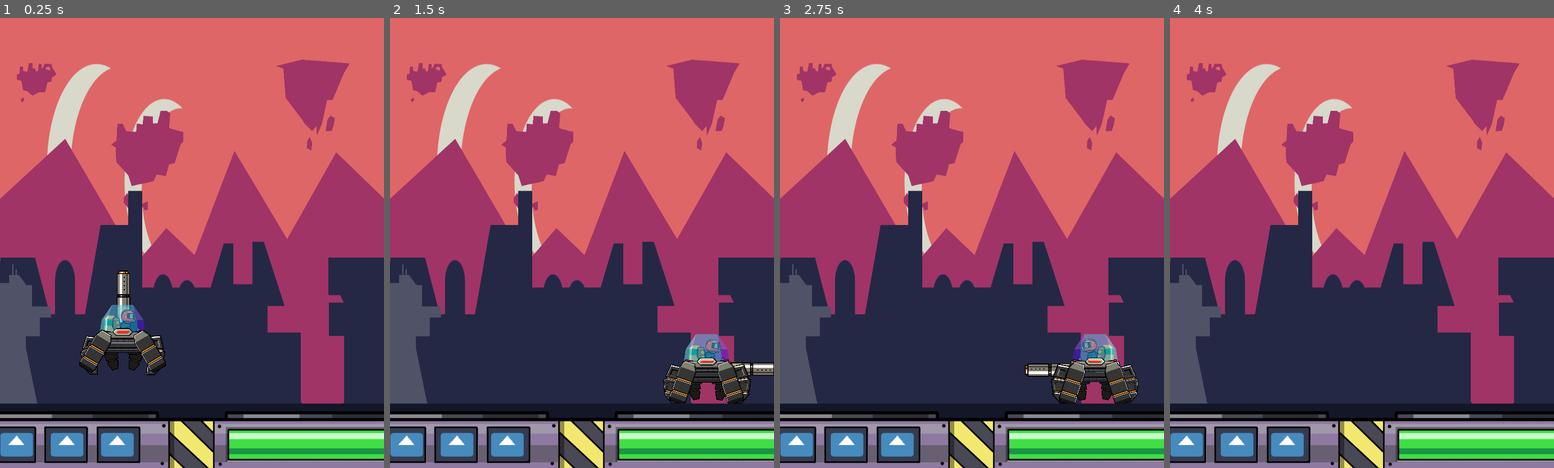
Above: before the commit, frames 1-4 (left to right).
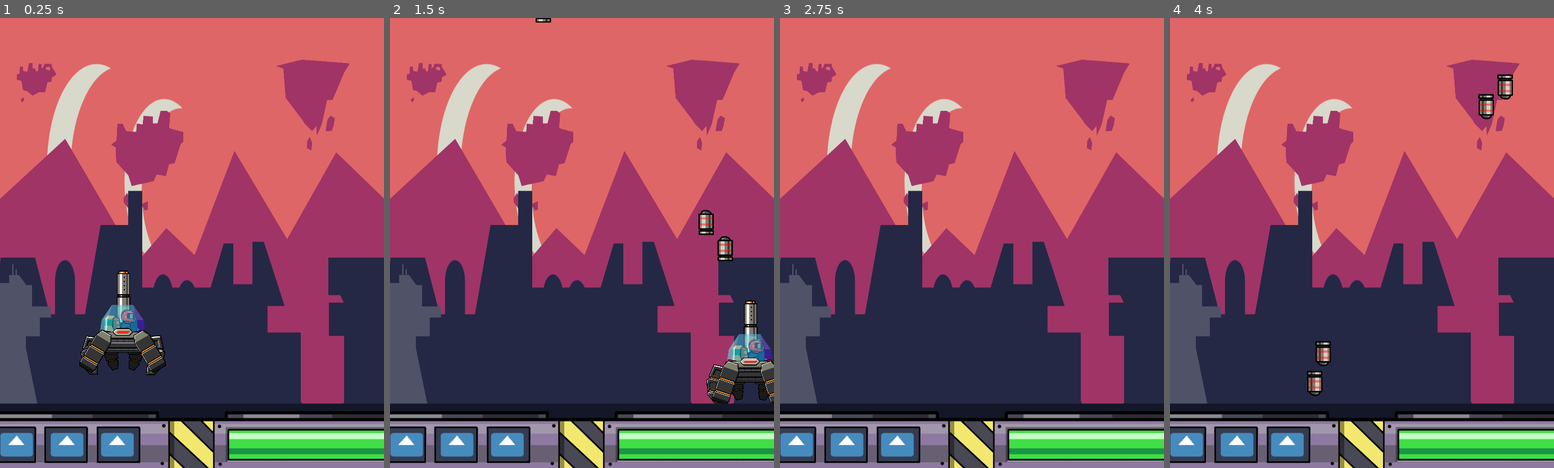
Above: after the commit, the same moments.

Repository: BinaryCocoa/HDF-HD-2021
Game: Godot game, scene res://Node2d/Scene/Scene_test.tscn
The game is run twice, just before and just after one commit, with the same random seed, the same clock (stepped at 60 frames per second) and the same inputs. The engine's default icon, where the game draws it, is replaced by a stand-in: a white triangle on a blue panel in a dark square.
Inputs (mouse positions are in pixels of both pictures, inside the frame that each line leads up to):
- Up to frame 1 (0.25 s): no input
- Up to frame 2 (1.5 s): move the mouse to (666, 220) at 0.52 s; hold W (Dash) 0.53-1.28 s; hold Right (Right_press) from 0.53 s (still down); click (666, 220) at 0.8 s; move the mouse to (505, 265) at 1.27 s; click (505, 265) at 1.35 s
- Up to frame 3 (2.75 s): tap W (Dash) at 1.55 s; move the mouse to (1010, 144) at 2.02 s; release Right (Right_press) at 2.03 s; hold Left (Left_Press, bound only before the commit) from 2.03 s (still down); hold W (Dash) from 2.03 s (still down); click (1010, 144) at 2.3 s
- Up to frame 4 (4 s): move the mouse to (1342, 333) at 2.77 s; release Left (Left_Press, bound only before the commit) at 2.78 s; release W (Dash) at 2.78 s; hold Right (Right_press) from 2.78 s (still down); click (1342, 333) at 2.85 s; tap W (Dash) at 3.05 s; move the mouse to (1477, 310) at 3.52 s; hold W (Dash) from 3.53 s (still down); click (1477, 310) at 3.8 s

The runs differ from the first frame. In frame 2, 3.4% of the frame differs, in the area x 37-100%, y 0-86%; in frame 3, 2.0%; in frame 4, 0.8%.

Commit message:
Hexapod Defense Version 0.3.3
Updated Mechanics: Increased rate of fire for the player, Overhallled movement of bullets to act according to physics, Overhalled Player Movement,
Misc: Made code more efficient, added a default level to play test in which be changed in a later update

Diff:
--- a/Hexapod Defense Force HD/Node2d/Actors/Actor_baseClass.gd
+++ b/Hexapod Defense Force HD/Node2d/Actors/Actor_baseClass.gd
@@ -7,8 +7,7 @@
 
 #public Var Decloration
 var _velocity := Vector2.ZERO
-export var min_speed :=  300.0
-export var max_speed := 600.0
+var actorSpeed := float(0)
 var gravity:= 300.0
 var max_health
 var cur_health
--- a/Hexapod Defense Force HD/Node2d/Actors/Player_Movement.gd
+++ b/Hexapod Defense Force HD/Node2d/Actors/Player_Movement.gd
@@ -8,7 +8,10 @@
 
 var animator : AnimationPlayer
 var cooldownTimer : Timer
-var speed := min_speed
+var maxSpeed = 1000
+var acceleration = 20
+var drag = 40
+var velocity = Vector2(0,0)
 
 # Called when the node enters the scene tree for the first time.
 func _ready():
@@ -23,59 +26,50 @@
 func _physics_process(delta):
 	"""Calls Calcluate Direction, resets speed if direction not heald
 	slide and dash are also handeled here"""
-	var direction := Calculate_direction() #get a vector 2 to represent left and right input
-	if direction.x == 0.0:
-		speed = min_speed
+	#
+	velocity.y += delta*gravity
+
+	if Input.is_action_pressed("Right_press"):
+		velocity.x += acceleration
+		animator.play("Walking_ani")
+		get_child(0).scale.x = 1
+	elif Input.is_action_pressed("Left_press"):
+		velocity.x -= acceleration
+		get_child(0).scale.x = -1
+		animator.play("Walking_ani")
 	else:
-		speed = speed + 10
-	_velocity = calculate_Velocity(_velocity, direction,speed) #Determine which direction The user Input
+		animator.stop()
+		animator.play("idle_ani")
+		if velocity.x < 0:
+			velocity.x = min(0, velocity.x+drag)
+		elif velocity.x > 0:
+			velocity.x = max(0, velocity.x-drag)
+
+	if velocity.x > maxSpeed:
+		velocity.x = maxSpeed
+	elif velocity.x < -maxSpeed:
+		velocity.x = -maxSpeed
+	else:
+		print(velocity.x)
+
+	velocity.x += velocity.x * delta
+
+
+	move_and_slide(velocity,Vector2.UP)
+
+
 	if Input.is_action_just_pressed("Dash") and cooldownTimer.time_left == 0.0: 	#Quickly check if the dash button was pressed
-		Set_dash_speed()															#If yes make sure cooldown timer is 0, then increase
-																					#speed
-	_velocity =  move_and_slide(_velocity,FLOOR_NORMAL) # begin Movement
+		cooldownTimer.start(1)
+		if velocity.x > 0:
+			velocity.x = maxSpeed
+		elif velocity.x < 0:
+			velocity.x = -maxSpeed
+
 
 func _on_BorderArea_area_entered(area):
 	if (area.is_in_group("Bullets")):
 		_take_damage(5)
 
-
-func Calculate_direction() ->Vector2:
-	"""direction tells the player which direction
-	to move Right adds 1 to the direction left
-	subtracts it"""
-	var new_direction := Vector2 (Input.get_action_strength("Right_press") 								- Input.get_action_strength("Left_Press"), 0)
-	return new_direction
-
-
-func calculate_Velocity (linear_velocity : Vector2,
-						direction: Vector2,
-						Mspeed : float
-						) -> Vector2:
-	"""Move the animation and calcluate velocity"""
-	if !Input.is_action_pressed("Dash") :
-		Mspeed = min(Mspeed,max_speed)
-	emit_signal("pass_speed",Mspeed)
-	var new_velocity := linear_velocity # set velocity to itself
-	new_velocity.y += gravity * get_physics_process_delta_time()
-	new_velocity.x = Mspeed * direction.x # update th x position to a speed times direction
-	#play animation as the thing moves
-	if new_velocity.x > 0: # Walk Right
-		get_child(0).scale.x = 1
-		animator.play("Walking_ani")
-	elif new_velocity.x < 0: # walk Left
-		get_child(0).scale.x = -1
-		animator.play("Walking_ani")
-	else:
-		animator.stop()
-		animator.play("idle_ani")
-	return new_velocity
-
-func Set_dash_speed():
-	"""Starts the dash and resets the timer"""
-	cooldownTimer.start(1)
-	speed = speed*4
-	yield(get_tree().create_timer(.25),"timeout")
-	speed = 300.0
 
 func _process(delta):
 	"""Pass the position of Self
--- a/Hexapod Defense Force HD/Node2d/Actors/Player_gun.gd
+++ b/Hexapod Defense Force HD/Node2d/Actors/Player_gun.gd
@@ -11,14 +11,14 @@
 func _ready():
 	"""Sets teh spawn location"""
 	spawn_location = get_node("Spawn_Location")
-	fire_timer = .1
+	fire_timer = .05
 
 # Called every frame. 'delta' is the elapsed time since the previous frame.
 func _process(delta):
 	_fire_at()
-	emit_signal("giveRotation",get_rotation_degrees())
+	"""emit_signal("giveRotation",get_rotation())"""
 	if fire_timer > 0.0:
-		fire_timer -= .1*delta
+		fire_timer -= delta
 
 
 func _fire_at():
@@ -26,25 +26,26 @@
 	predertermeined by the gun nozzel"""
 	if Input.is_action_pressed("Fire_Button") and fire_timer <= 0.0:
 
-		fire_timer =.1
+		fire_timer =.05
 		var bullet = bulletID.instance()
+		bullet.transform.origin = to_global(Vector2(spawn_location.position.x, spawn_location.position.y))
+		bullet.set_rotation(get_rotation())
 		get_tree().get_current_scene().add_child(bullet)
 
-		bullet.transform.origin = to_global(Vector2(spawn_location.position.x, spawn_location.position.y))
 
 func _on_Player1_pass_speed(Movement_speed):
 	"""Move relative to the speed that the player is going"""
 	var currentRoatation = get_rotation_degrees()
 
 	if Input.is_action_pressed("Left_Press"):
-		currentRoatation = get_rotation_degrees() - (Movement_speed/150)
+		currentRoatation = get_rotation_degrees() - (Movement_speed)
 	elif Input.is_action_pressed("Right_press"):
-		currentRoatation = get_rotation_degrees() + (Movement_speed/150)
+		currentRoatation = get_rotation_degrees() + (Movement_speed)
 	else:
 		if currentRoatation < -93:
-			currentRoatation = get_rotation_degrees() + (Movement_speed/225)
+			currentRoatation = get_rotation_degrees() + (Movement_speed)
 		elif currentRoatation > -87:
-			currentRoatation = get_rotation_degrees() - (Movement_speed/225)
+			currentRoatation = get_rotation_degrees() - (Movement_speed)
 		else:
 			currentRoatation = -90
 
--- a/Hexapod Defense Force HD/Node2d/Enemies/Bugger.gd
+++ b/Hexapod Defense Force HD/Node2d/Enemies/Bugger.gd
@@ -24,7 +24,7 @@
 	else:
 		Animator.play("E01_Falling_anim")
 		gravity()
-	move_and_slide((_velocity*(max_speed/2)),FLOOR_NORMAL)
+	move_and_slide((_velocity*(10/2)),FLOOR_NORMAL)
 
 
 
--- a/Hexapod Defense Force HD/Node2d/Objects/Bullet.gd
+++ b/Hexapod Defense Force HD/Node2d/Objects/Bullet.gd
@@ -2,41 +2,27 @@
 
 
 onready var bulletSprite = get_node("Sprite")
-var bulletSpeed = 50
-var bulletTimer = 1.00
-var gunRotation = 0
-var speed = Vector2()
-var direction = 0
+var bulletImpulse = 1500
+var bulletTimer = 10.0
+var velocity = Vector2()
 
-var it = 0
 # Called when the node enters the scene tree for the first time.
 func _ready():
-	yield(get_tree().create_timer(.01),"timeout")
-	if get_tree().get_current_scene().get_node("Player1").get_node("Player_gun"):
-		var player_gun = get_tree().get_current_scene().get_node("Player1").get_node("Player_gun")
-		player_gun.connect("giveRotation",self,"Setup")
-
-	yield(get_tree().create_timer(.01),"timeout")
-	speed = Vector2(abs(cos(gunRotation))*direction*bulletSpeed, abs(sin(gunRotation))*-bulletSpeed)
+	velocity = Vector2(cos(rotation)*bulletImpulse, sin(rotation)*bulletImpulse)
 
 # Called every frame. 'delta' is the elapsed time since the previous frame.
 func _process(delta):
 	"""move bullet relativly forward, and slowly decreese direct speed"""
-	speed.y += (gravity)*delta
-	position += speed
+	var oldPosition = Vector2(position.x,position.y)
+	velocity.y += (gravity*10)*delta
+	position += velocity*delta
 
-	if it != 10:
-		it +=1
-		print("\nSpeed X Value " + str(speed.x)
-		+ "\nSpeed Y Value " + str(speed.y)+ "\n"
-		+ "Gun Rotation " + str(gunRotation) + "\n"
-		+ "Direction " + str(direction) + "\n"
-		+ "Mod sign of gunRotation " + str(abs(gunRotation)*direction) + '\n')
+	rotation = (position-oldPosition).angle()
 
-	if bulletTimer >0:
-		bulletTimer -= 1*delta
+
+	if bulletTimer > 0:
+		bulletTimer -= delta
 	else:
-		it = 0
 		destroy_self()
 
 
@@ -45,10 +31,3 @@
 
 func destroy_self():
 	queue_free()
-
-func Setup(GunRotation):
-	if GunRotation < -90:
-		direction = -1
-	elif GunRotation >= -90:
-		direction = 1
-	gunRotation = GunRotation
--- a/Hexapod Defense Force HD/Node2d/Objects/GroundObject.tscn
+++ b/Hexapod Defense Force HD/Node2d/Objects/GroundObject.tscn
@@ -1,9 +1,12 @@
-[gd_scene load_steps=3 format=2]
+[gd_scene load_steps=4 format=2]
 
 [ext_resource path="res://Artwork/New Artwork/platorm.png" type="Texture" id=1]
 
 [sub_resource type="RectangleShape2D" id=1]
 extents = Vector2( 1097.07, 108.146 )
+
+[sub_resource type="RectangleShape2D" id=2]
+extents = Vector2( 103.243, 288.984 )
 
 [node name="GroundObject" type="Node2D"]
 position = Vector2( 1921.76, 665.956 )
@@ -21,3 +24,16 @@
 [node name="CollisionShape2D" type="CollisionShape2D" parent="Ground Layer"]
 position = Vector2( -277.232, 33.6785 )
 shape = SubResource( 1 )
+
+[node name="Wall Layer" type="KinematicBody2D" parent="."]
+position = Vector2( -2032.95, 285.614 )
+collision_layer = 4
+collision_mask = 11
+
+[node name="CollisionShape2D2" type="CollisionShape2D" parent="Wall Layer"]
+position = Vector2( 2346.18, 22.9368 )
+shape = SubResource( 2 )
+
+[node name="CollisionShape2D" type="CollisionShape2D" parent="Wall Layer"]
+position = Vector2( 0, 17.818 )
+shape = SubResource( 2 )
--- a/Hexapod Defense Force HD/project.godot
+++ b/Hexapod Defense Force HD/project.godot
@@ -39,7 +39,7 @@
 
 [input]
 
-Left_Press={
+Left_press={
 "deadzone": 0.5,
 "events": [ Object(InputEventKey,"resource_local_to_scene":false,"resource_name":"","device":0,"alt":false,"shift":false,"control":false,"meta":false,"command":false,"pressed":false,"scancode":16777231,"unicode":0,"echo":false,"script":null)
 , Object(InputEventKey,"resource_local_to_scene":false,"resource_name":"","device":0,"alt":false,"shift":false,"control":false,"meta":false,"command":false,"pressed":false,"scancode":65,"unicode":0,"echo":false,"script":null)
